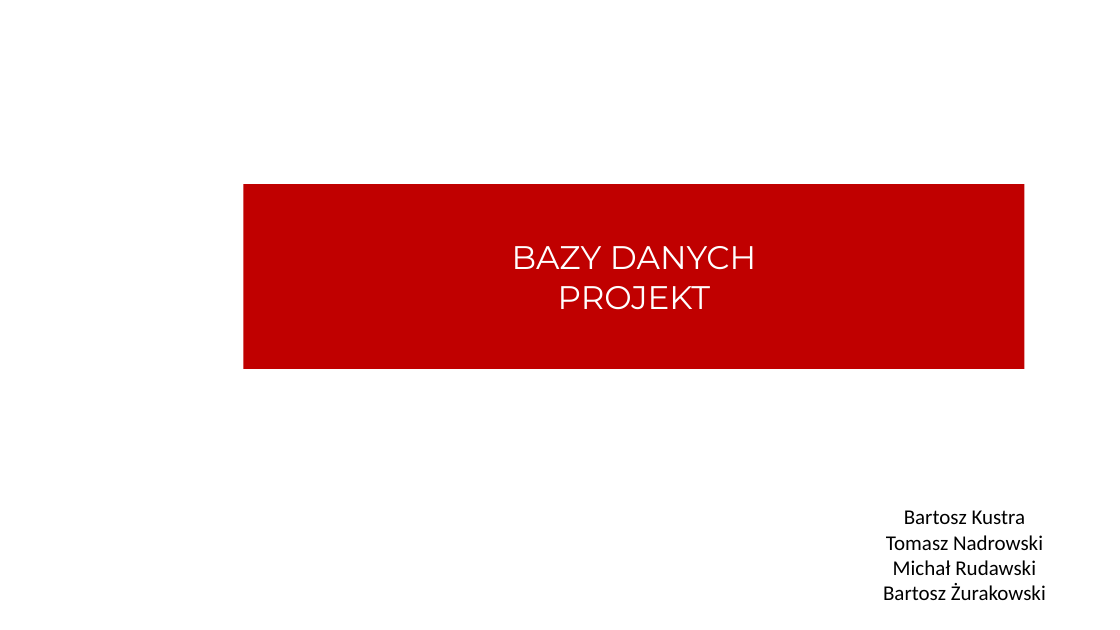
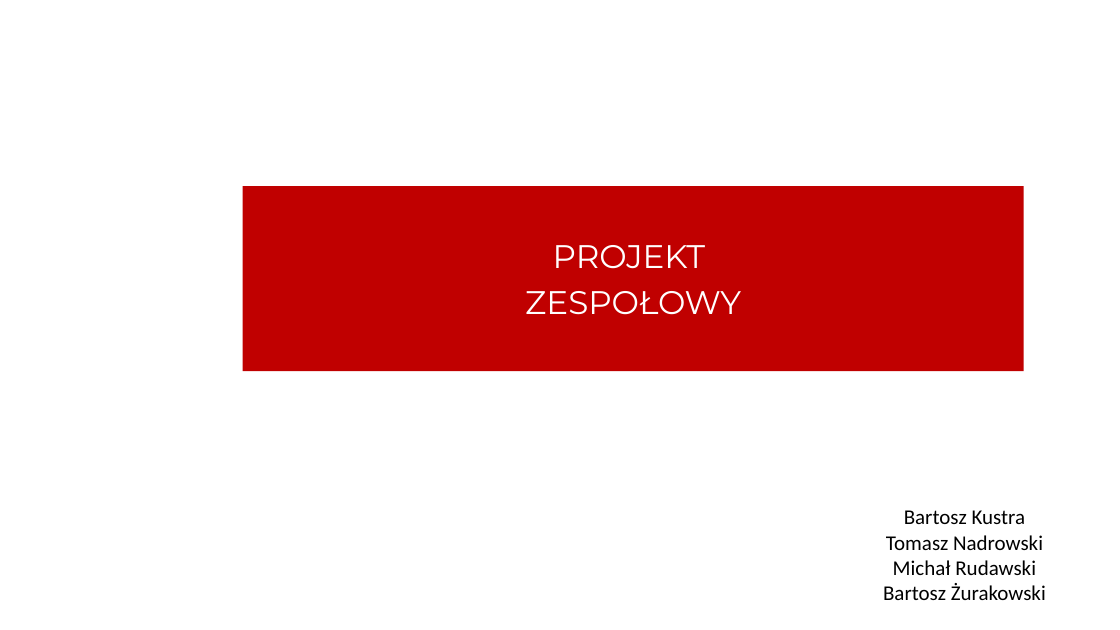
Before and after one commit to nadrowskyy/organize-application, a slide deck: slide 1 of Projekt_zespołowy_prezka.pptx. Drawn at 1120x630 pixels with LibreOffice and Linux fonts; fonts in the diff are those of the drawing; background and template pictures are left out. Boxes give left, top, right and bottom in pixels: in the first picture for what was removed or moved away, otherwise in the second. Text is boxed around its words. In the diff, an @@ line names an element or a change of style, - is before the commit and + after.

Commit message:
Prezka v2

```diff
--- a/Projekt_zespołowy_prezka.pptx
+++ b/Projekt_zespołowy_prezka.pptx
@@ text at [525, 245, 741, 315]: text changed @@
-BAZY DANYCH
-PROJEKT
+PROJEKT
+ZESPOŁOWY
```
